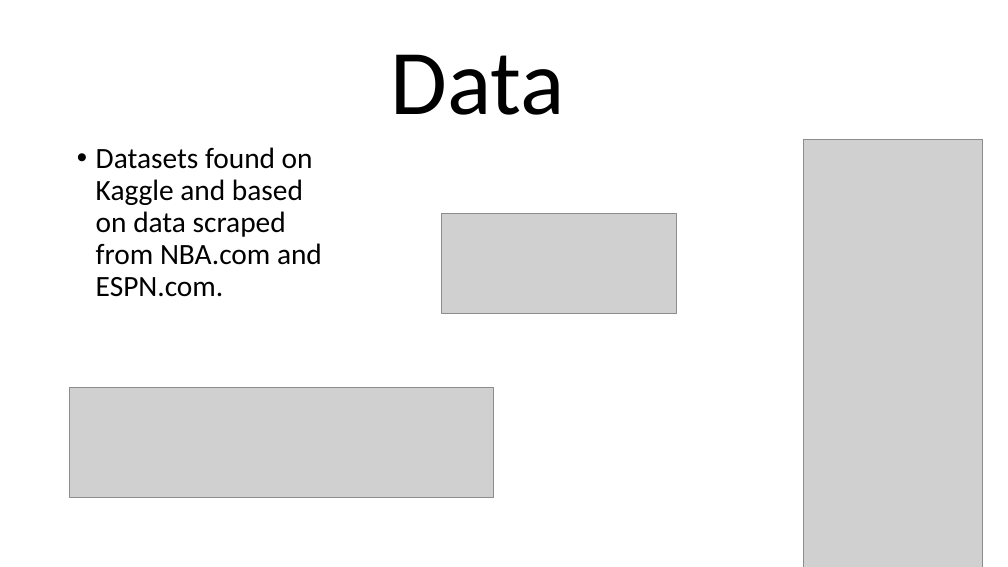
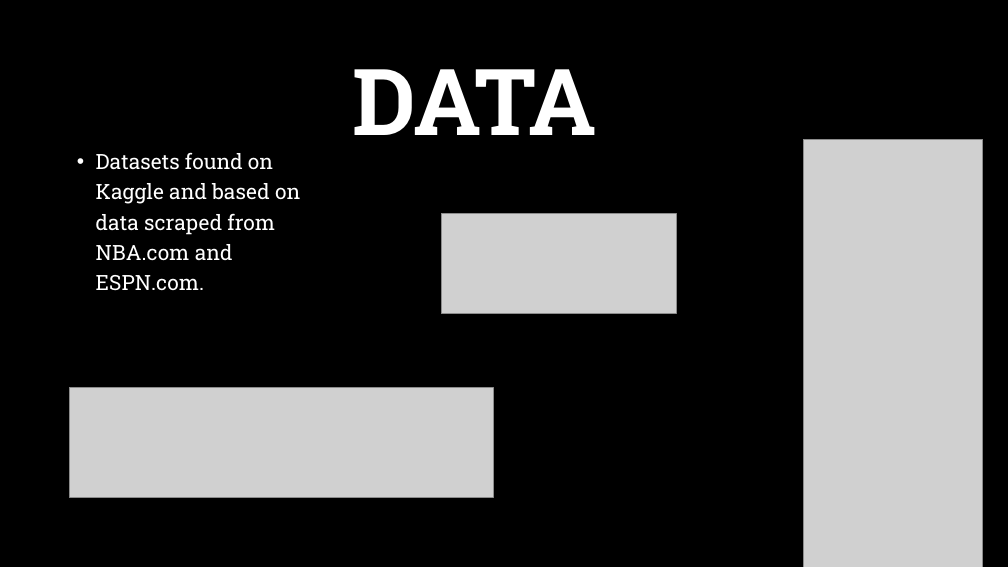
Before and after one commit to matiullah23/nba-attendance, a slide deck: slide 5 of Powerpoint/NBA Attendance Analysis.pptx. Drawn at 1008x567 pixels with LibreOffice and Linux fonts; fonts in the diff are those of the drawing; grey boxes stand for pictures; background and template pictures are left out. Boxes give left, top, right and bottom in pixels: in the first picture for what was removed or moved away, otherwise in the second. Text is boxed around its words. In the diff, an @@ line names an element or a change of style, - is before the commit and + after.

```diff
--- a/Powerpoint/NBA Attendance Analysis.pptx
+++ b/Powerpoint/NBA Attendance Analysis.pptx
@@ background #FFFFFF to picture (left out) @@
@@ title at [352, 69, 596, 135]: text changed; font Calibri to Roboto Slab; text colour #000000 to #FFFFFF; bold on @@
-Data
+DATA
@@ text "Datasets found on Kaggle and ..." at [96, 152, 300, 291]: size 28 to 20 pt, font Calibri to Roboto Slab, text colour #000000 to #FFFFFF; line spacing 0.9 to 1.2 @@
```
Also in this commit, not shown: 4 other slides changed, 1 slide removed, 1 other file.
